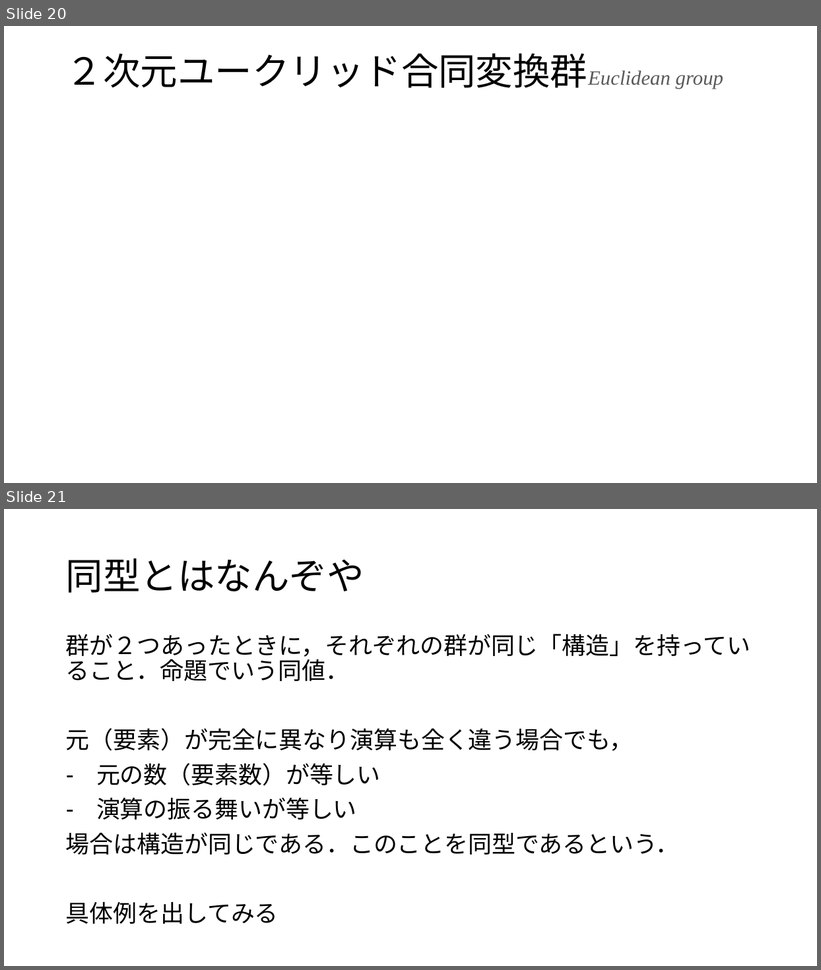
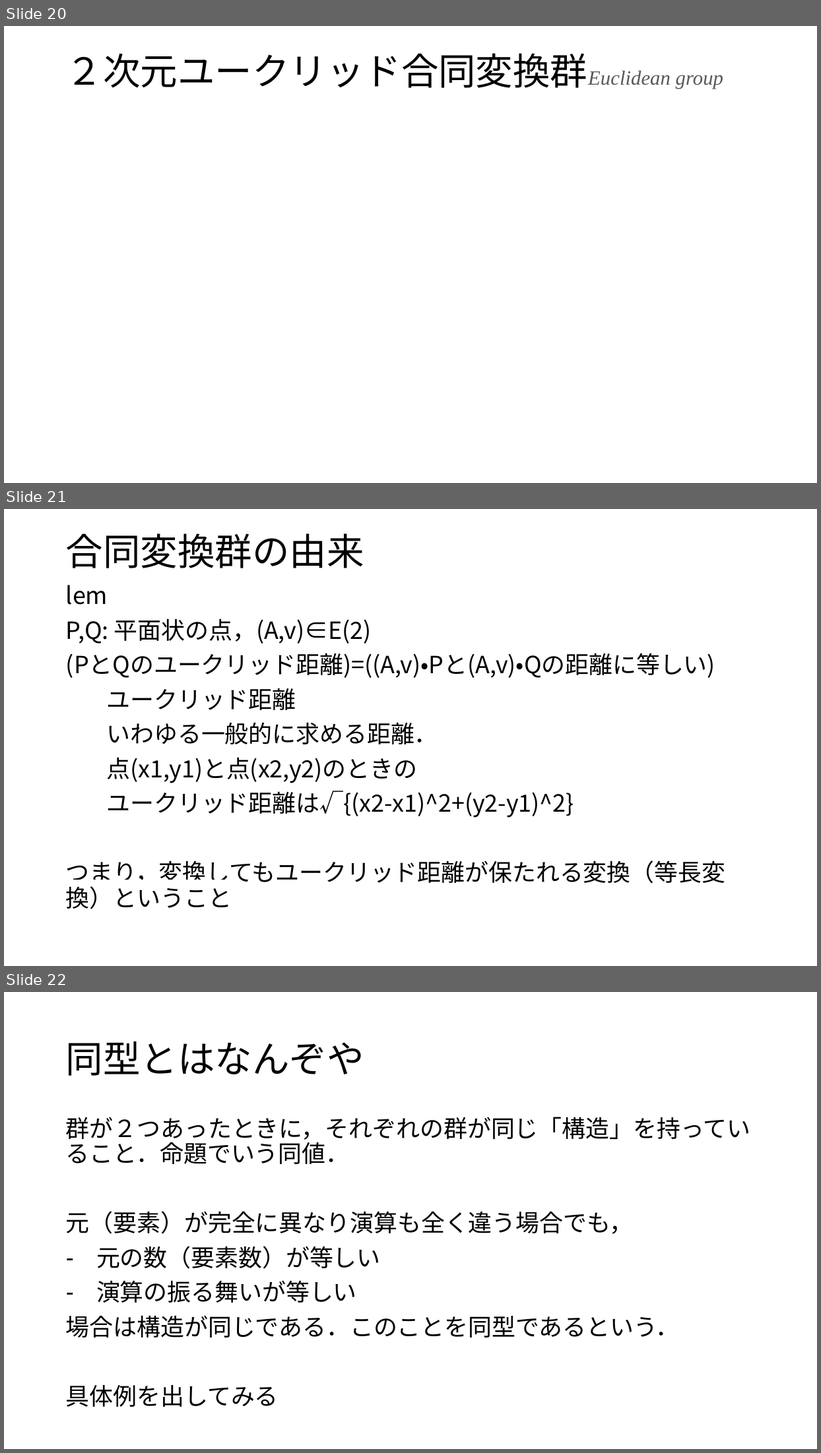
Before and after one commit to math-er/hyperbolic-space, a slide deck: section1(導入と一次分数変換)/群の気持ち.pptx. Shown one above the other, each under a label of ours: slides 20 and 21 before the commit, slides 20, 21 and 22 after it. The pictures are 821x970 and 821x1453 pixels, drawn with LibreOffice and Linux fonts; fonts in the diff are those of the drawing; grey boxes stand for pictures. Boxes give left, top, right and bottom in pixels: in the first picture for what was removed or moved away, otherwise in the second. Text is boxed around its words. In the diff, an @@ line names an element or a change of style, - is before the commit and + after.

Commit message:
chore(メイン.pptx) add review last class

```diff
--- a/section1(導入と一次分数変換)/群の気持ち.pptx
+++ b/section1(導入と一次分数変換)/群の気持ち.pptx
@@ slide 21 added at (4, 509, 817, 966), background #FFFFFF @@
@@ title added at (66, 533, 364, 568), 44 pt, text #000000 @@
+合同変換群の由来
@@ text added at (66, 585, 725, 888), 28 pt, text #000000 @@
+lem
+P,Q: 平面状の点，(A,v)∈E(2)
+(PとQのユークリッド距離)=((A,v)•Pと(A,v)•Qの距離に等しい)
+ユークリッド距離
+いわゆる一般的に求める距離．
+点(x1,y1)と点(x2,y2)のときの
+ユークリッド距離は√{(x2-x1)^2+(y2-y1)^2}
+つまり，変換してもユークリッド距離が保たれる変換（等長変換）ということ
@@ what was slide 21 is now slide 22 @@
```
Also in this commit, not shown: 2 other files.
